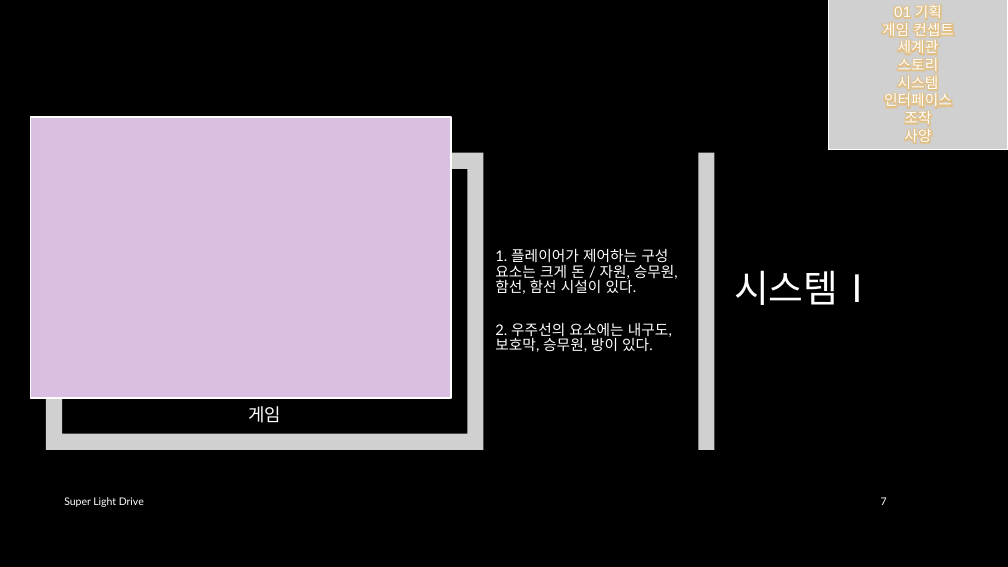
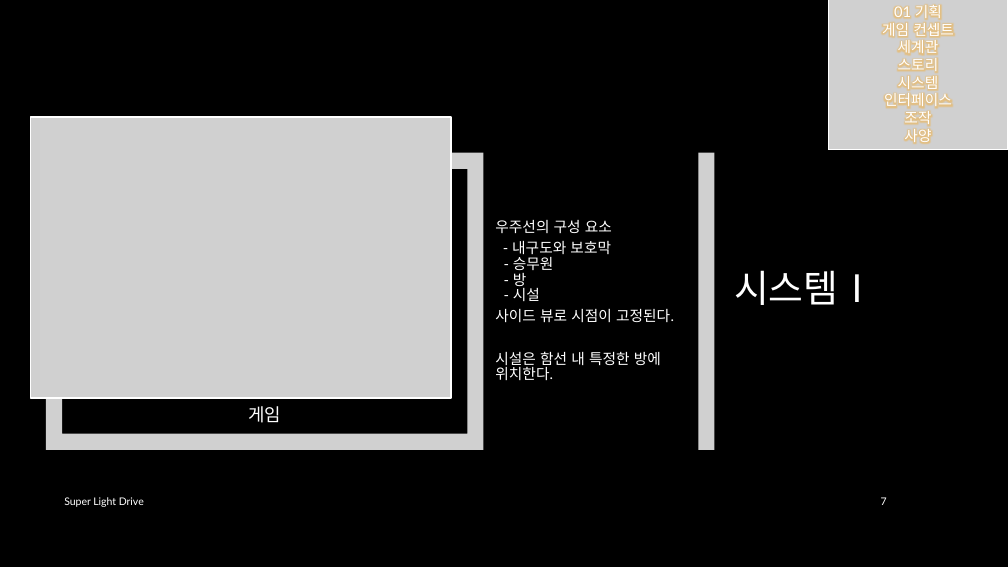
Before and after one commit to iconstudio/2017-Platformer, a slide deck: slide 7 of slides/SuperLightDrive_20171228.pptx. Drawn at 1008x567 pixels with LibreOffice and Linux fonts; fonts in the diff are those of the drawing; grey boxes stand for pictures; background and template pictures are left out. Boxes give left, top, right and bottom in pixels: in the first picture for what was removed or moved away, otherwise in the second. Text is boxed around its words. In the diff, an @@ line names an element or a change of style, - is before the commit and + after.

```diff
--- a/slides/SuperLightDrive_20171228.pptx
+++ b/slides/SuperLightDrive_20171228.pptx
@@ rectangle removed at [30,117,451,399] @@
@@ picture added at [30,117,451,399] @@
@@ text at [495,220,674,380]: text changed @@
-1. 플레이어가 제어하는 구성 요소는 크게 돈 / 자원, 승무원, 함선, 함선 시설이 있다.
-2. 우주선의 요소에는 내구도, 보호막, 승무원, 방이 있다.
+우주선의 구성 요소
+- 내구도와 보호막
+- 승무원
+- 방
+- 시설
+사이드 뷰로 시점이 고정된다.
+시설은 함선 내 특정한 방에 위치한다.
```
Also in this commit, not shown: 14 other slides changed, 3 slides added, 1 other file.
